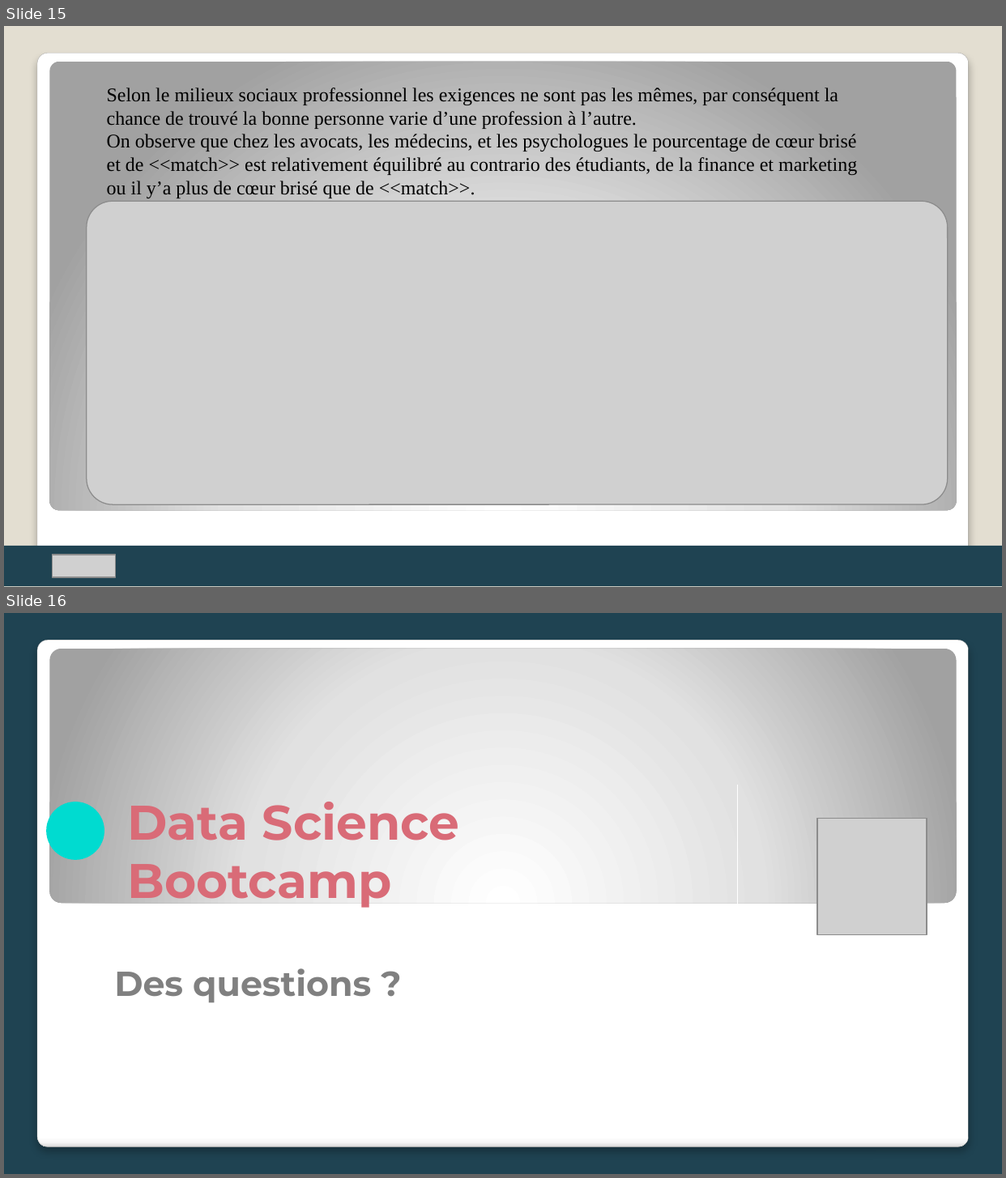
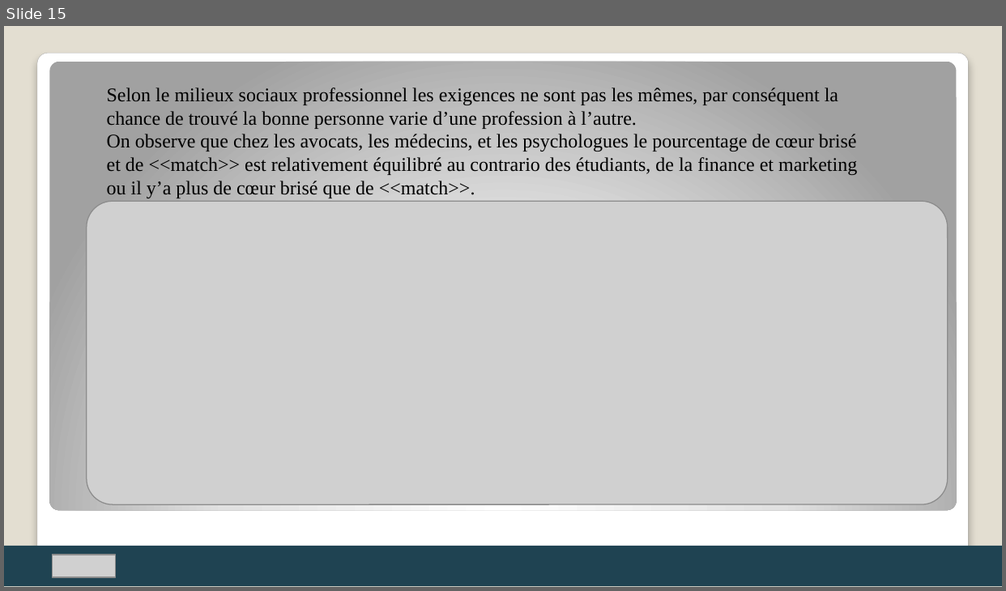
Before and after one commit to ZoziLaMalice/speed_dating, a slide deck: Rendu/Speed-dating.pptx. Shown one above the other, each under a label of ours: slides 15 and 16 before the commit, slide 15 after it. The pictures are 1006x1178 and 1006x591 pixels, drawn with LibreOffice and Linux fonts; fonts in the diff are those of the drawing; grey boxes stand for pictures. Boxes give left, top, right and bottom in pixels: in the first picture for what was removed or moved away, otherwise in the second. Text is boxed around its words. In the diff, an @@ line names an element or a change of style, - is before the commit and + after.

```diff
--- a/Rendu/Speed-dating.pptx
+++ b/Rendu/Speed-dating.pptx
@@ slide 16 removed at (4,613,1002,1174), background #1F4352; not listed: 1 template element that a slide beside it also shows @@
@@ rounded rectangle removed at (50,649,956,904) @@
@@ ellipse removed at (46,802,104,859) @@
@@ title removed at (127,802,460,908) @@
-Data Science Bootcamp
@@ line removed from (738, 785) to (738, 956) @@
@@ picture removed at (817,819,927,935) @@
@@ title removed at (114,969,371,1003) @@
-Des questions ?
```
Also in this commit, not shown: 2 slides added.
